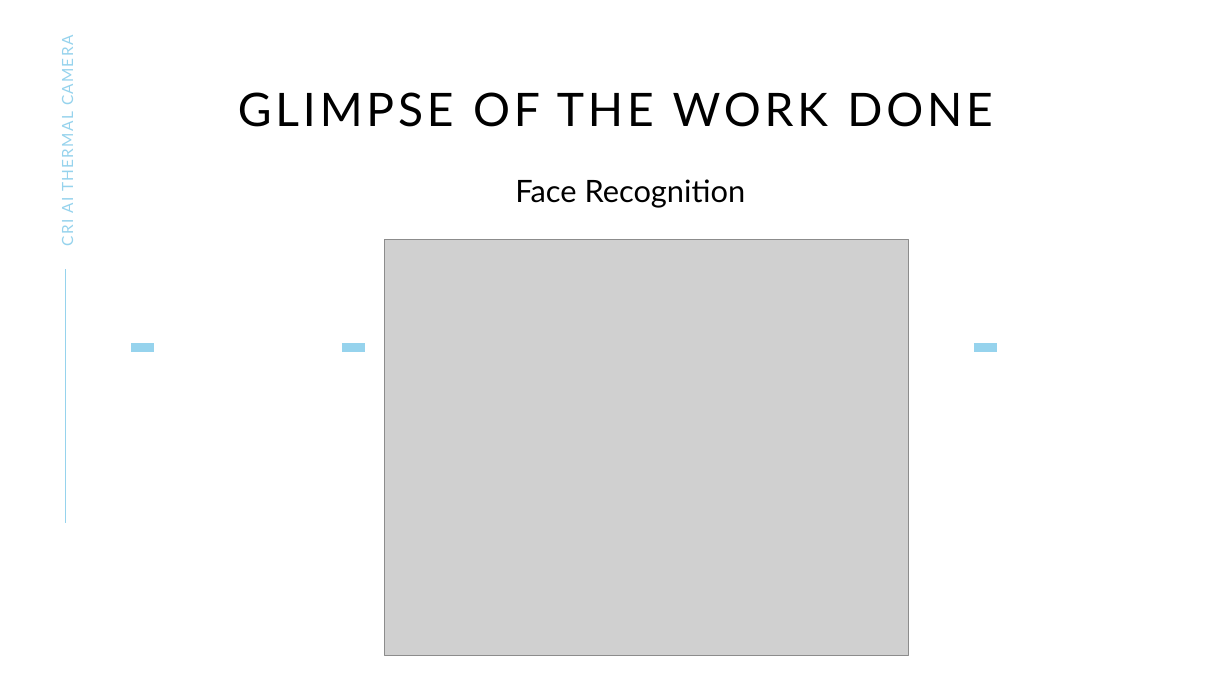
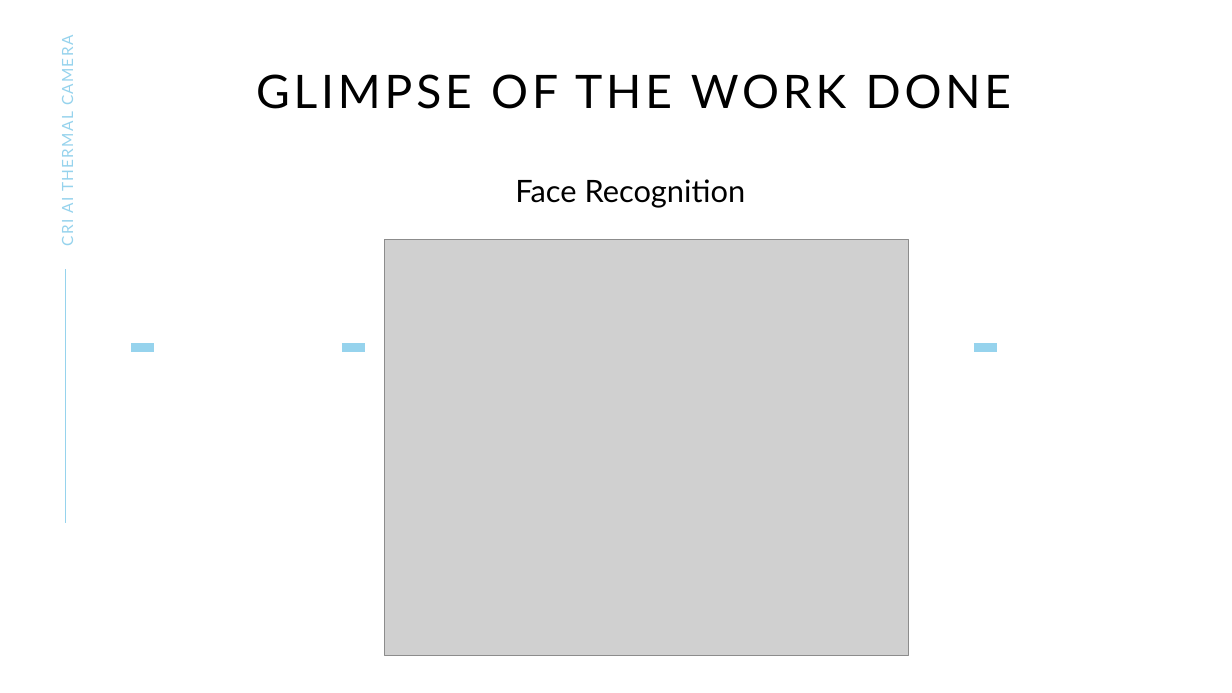
Before and after one commit to tilakpandya/Face_Recognition_Using_Thermal_Images, a slide deck: slide 12 of Presentations/CRI_AI_Camera_Week_9.pptx. Drawn at 1232x693 pixels with LibreOffice and Linux fonts; fonts in the diff are those of the drawing; grey boxes stand for pictures. Boxes give left, top, right and bottom in pixels: in the first picture for what was removed or moved away, otherwise in the second. Text is boxed around its words. In the diff, an @@ line names an element or a change of style, - is before the commit and + after.

```diff
--- a/Presentations/CRI_AI_Camera_Week_9.pptx
+++ b/Presentations/CRI_AI_Camera_Week_9.pptx
@@ title "GLIMPSE OF THE WORK DONE": place and size @@
-title "GLIMPSE OF THE WORK DONE" at box(238, 92, 992, 127)
+title "GLIMPSE OF THE WORK DONE" at box(256, 74, 1011, 109)
```
Also in this commit, not shown: 1 slide added.
